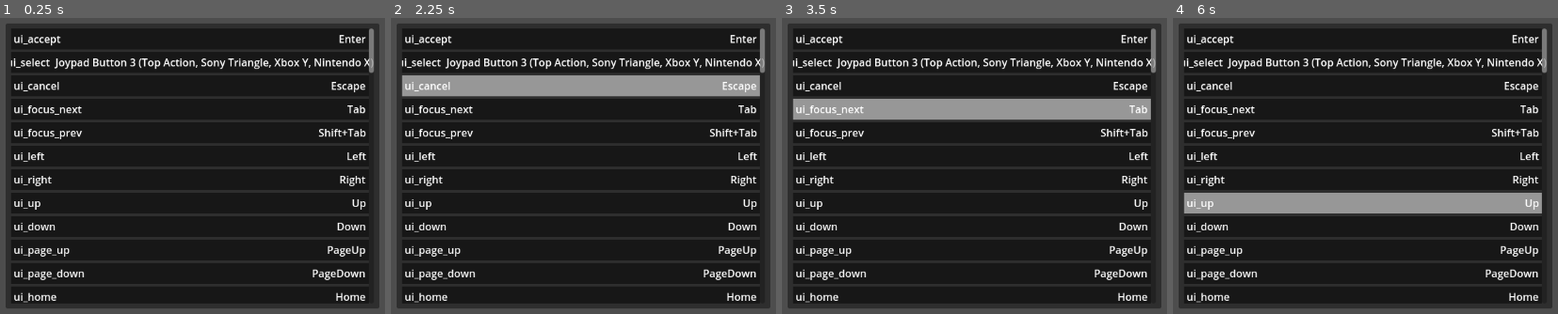
Above: before the commit, frames 1-4 (left to right).
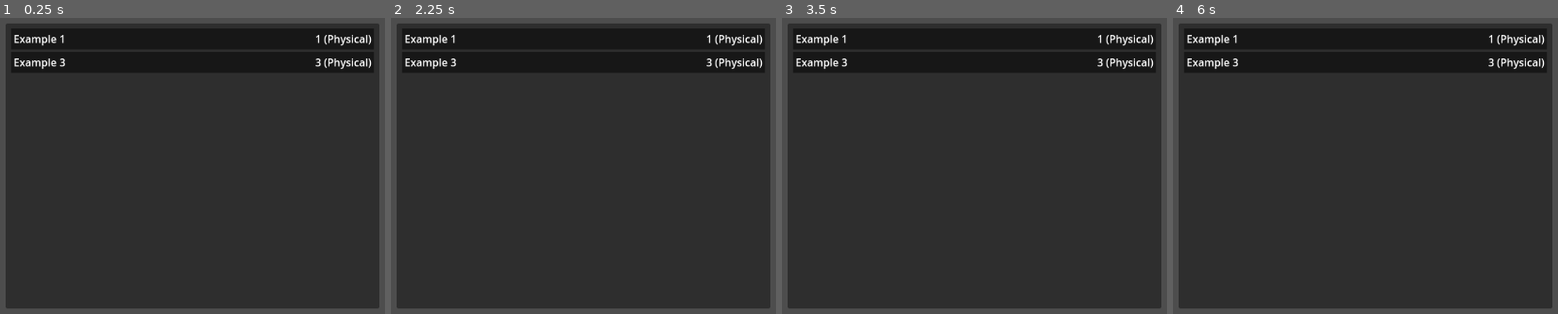
Above: after the commit, the same moments.

Repository: SytonK/settings-and-menus
Game: Godot game, scene res://src/UI/menus/settings/rebind/rebind_menu.tscn
Two runs of this game, one before a commit and one after it. Both use one fixed random seed, a clock stepped at 60 frames per second and the inputs below. The project has no main scene, so this scene is started directly.
Inputs (mouse positions are in pixels of both pictures, inside the frame that each line leads up to; where the layout moved, square brackets give the same spot in the first picture):
- Up to frame 1 (0.25 s): no input
- Up to frame 2 (2.25 s): click (583, 38) [579, 38] at 0.5 s; click (579, 62) at 1.27 s; click (579, 86) at 2.02 s
- Up to frame 3 (3.5 s): click (970, 109) at 2.77 s
- Up to frame 4 (6 s): click (1361, 133) at 3.52 s; click (1361, 157) at 4.27 s; click (1361, 180) at 5.02 s; click (1361, 204) at 5.77 s

The runs differ from the first frame. In frame 1, 4.9% of the frame differs, in the area x 2-98%, y 3-97%; in frame 2, 11%; in frame 3, 11%; in frame 4, 11%.

Commit message:
show only wanter example with teir custom name

Diff:
--- a/src/UI/menus/settings/rebind/input action rebind button/input_action_rebind_button.gd
+++ b/src/UI/menus/settings/rebind/input action rebind button/input_action_rebind_button.gd
@@ -3,6 +3,7 @@
 
 
 @export var action_name: String : set = _set_action_name
+@export var action_label: String
 
 @onready var action_name_label: Label = $MarginContainer/HBoxContainer/ActionNameLabel
 @onready var action_input_label: Label = $MarginContainer/HBoxContainer/ActionInputLabel
@@ -16,8 +17,9 @@
 	action_name = new_action_name
 
 	if action_name_label:
-		action_name_label.text = action_name
+		action_name_label.text = action_label
 
 	if action_input_label:
 		var events = InputMap.action_get_events(action_name)
+		print(action_name)
 		action_input_label.text = events[0].as_text() if events.size() > 0 else ""
--- /dev/null
+++ b/src/UI/menus/settings/rebind/input_actions_to_rebind.gd
@@ -0,0 +1,7 @@
+class_name InputActionsToRebind
+
+const input_actions = {
+	'example1': 'Example 1',
+	#'example2': 'Example 2',
+	'example3': 'Example 3',
+}
--- a/src/UI/menus/settings/rebind/rebind_menu.gd
+++ b/src/UI/menus/settings/rebind/rebind_menu.gd
@@ -12,9 +12,10 @@
 
 
 func _create_actions_list() -> void:
-	for action in InputMap.get_actions():
+	for action in InputActionsToRebind.input_actions:
 		var new_input_action_button: InputActionRebindButton = INPUT_ACTION_REBIND_BUTTON.instantiate()
 
+		new_input_action_button.action_name = action
+		new_input_action_button.action_label = InputActionsToRebind.input_actions[action]
+
 		actions_list.add_child(new_input_action_button)
-
-		new_input_action_button.action_name = action
